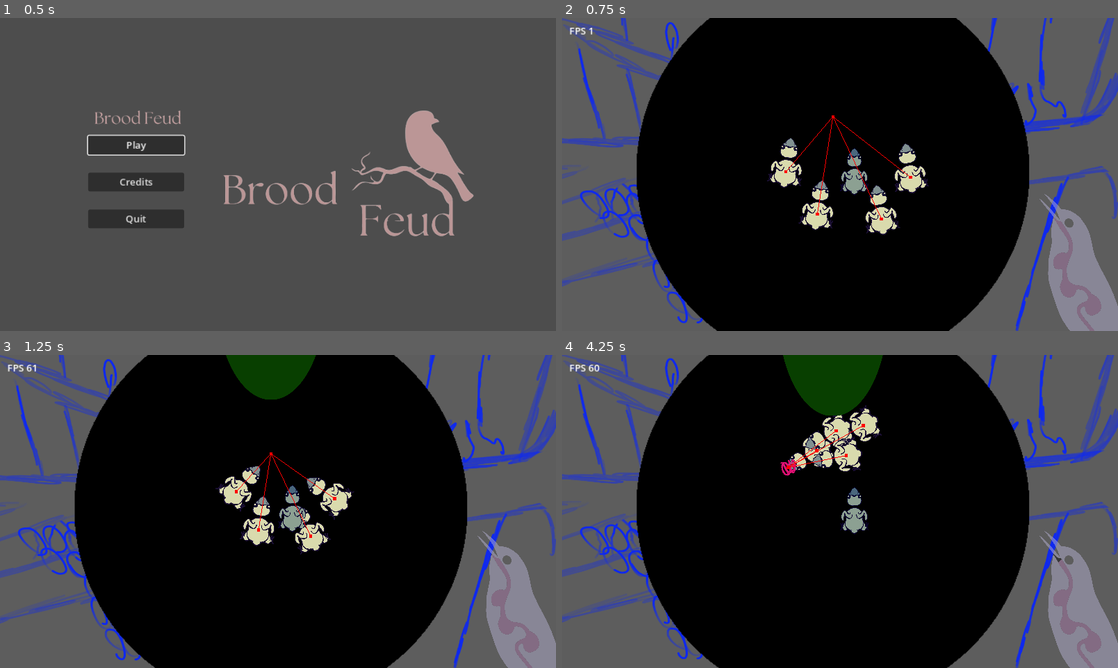
Above: before the commit, frames 1-4 (two rows, left to right).
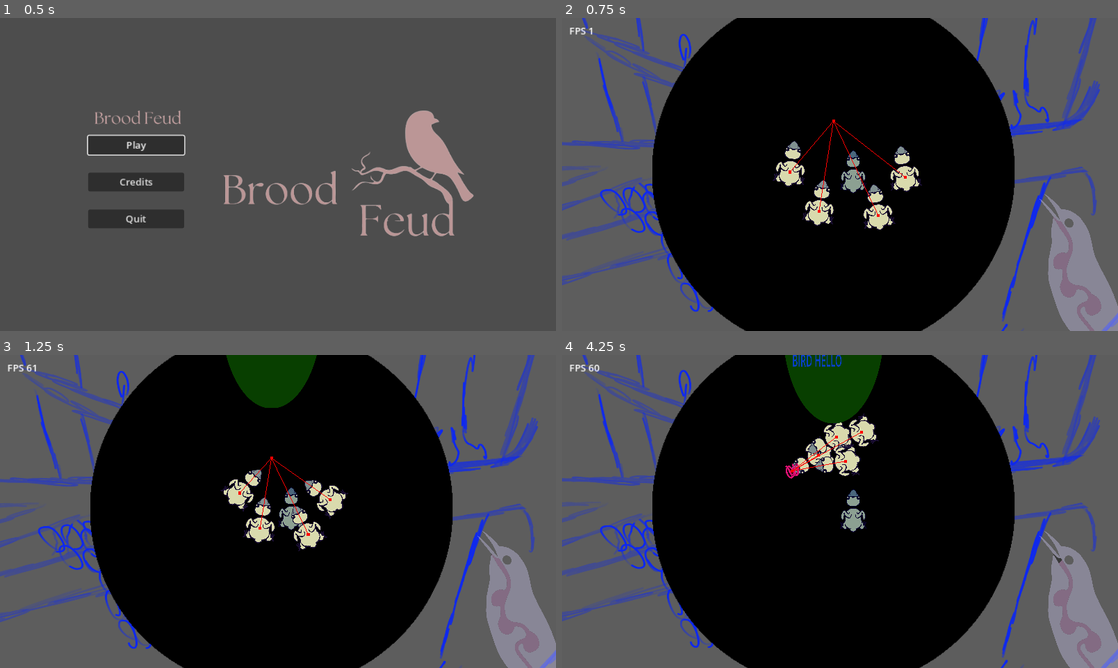
Above: after the commit, the same moments.

Repository: WilliamAalund/Brood-Feud
Game: Godot game, scene res://Levels/mainmenu.tscn
Same seed, same stepped clock (60 frames per second), same inputs: the game is played once before the commit and once after it. The engine's default icon, where the game draws it, is replaced by a stand-in: a white triangle on a blue panel in a dark square.
Inputs (mouse positions are in pixels of both pictures, inside the frame that each line leads up to):
- Up to frame 1 (0.5 s): no input
- Up to frame 2 (0.75 s): click "Play" at 0.5 s
- Up to frame 3 (1.25 s): no input
- Up to frame 4 (4.25 s): move the mouse to (962, 495) at 1.27 s; hold D (right) 1.28-2.03 s; hold Space (interact) 1.28-2.03 s; move the mouse to (728, 527) at 2.02 s; hold S (down) 2.03-2.78 s; tap E (secondaryinteract) at 2.1, 3.6 s; move the mouse to (895, 442) at 2.77 s; hold D (right) 2.78-3.53 s; hold Space (interact) 2.78-3.53 s; move the mouse to (812, 574) at 3.52 s; hold W (up) from 3.53 s (still down)

Frame 1 is identical in both runs. In frame 2, 16% of the frame differs, in the area x 0-100%, y 0-100%; in frame 3, 16%; in frame 4, 16%.

Commit message:
Predator shadow, UI changes
- Predator shadow is now not the godot symbol
- When player is damaged, a red symbol pops up on the screen

Diff:
--- a/Levels/Main Level.gd
+++ b/Levels/Main Level.gd
@@ -26,3 +26,7 @@
 	if !$CanvasLayer/ui_game_over.visible:
 		$CanvasLayer/ui_game_over.visible = true
 		$CanvasLayer/ui_game_over/death_reason.text = "You made a good brood parasite!"
+
+
+func _on_manager_birds_player_attacked():
+	$CanvasLayer/ui_hud.damageOverlayAnimation()
--- a/Levels/Main Level.tscn
+++ b/Levels/Main Level.tscn
@@ -9,7 +9,7 @@
 [ext_resource type="PackedScene" uid="uid://dwitdkiendap8" path="res://Sub Scenes/Manager_Birds/Manager_Birds.tscn" id="7_jxroq"]
 [ext_resource type="PackedScene" uid="uid://j6dpmc2nhd23" path="res://Sub Scenes/Manager_Game_Over/Manager_Game_Over.tscn" id="8_khyrq"]
 [ext_resource type="PackedScene" uid="uid://cwui7idexgcb2" path="res://Sub Scenes/UI_Game_Over/ui_game_over.tscn" id="9_g8uvl"]
-[ext_resource type="PackedScene" uid="uid://c2q3lmimxr2ox" path="res://Sub Scenes/UI_hud/UI_hud.tscn" id="9_hbv22"]
+[ext_resource type="PackedScene" uid="uid://c2q3lmimxr2ox" path="res://Sub Scenes/UI_hud/ui_hud.tscn" id="9_hbv22"]
 [ext_resource type="PackedScene" uid="uid://0fxvg4swlxgr" path="res://Sub Scenes/Helper_Sunspots/manager_sunspots.tscn" id="10_k0xh1"]
 
 [node name="Game Level" type="Node2D"]
@@ -34,7 +34,7 @@
 position = Vector2(261, -145)
 
 [node name="Camera2D" type="Camera2D" parent="."]
-zoom = Vector2(1.3, 1.3)
+zoom = Vector2(1.2, 1.2)
 
 [node name="CanvasLayer" type="CanvasLayer" parent="."]
 
@@ -51,6 +51,7 @@
 
 [node name="process_predator" parent="." instance=ExtResource("6_63o2m")]
 
+[connection signal="player_attacked" from="manager_birds" to="." method="_on_manager_birds_player_attacked"]
 [connection signal="player_grew_up" from="manager_birds" to="." method="_on_manager_birds_player_grew_up"]
 [connection signal="player_starved" from="manager_birds" to="manager_game_over" method="_on_manager_birds_player_starved"]
 [connection signal="mom_drops_food" from="process_momma_bird" to="helper_food_spawner" method="_on_momma_bird_mom_drops_food"]
--- a/Sub Scenes/Entity_AI_Bird/AI_Bird.gd
+++ b/Sub Scenes/Entity_AI_Bird/AI_Bird.gd
@@ -52,18 +52,17 @@
 	if isStupid:
 		$CharacterBody2D/body_zone.add_to_group("dumb")
 
-func _physics_process(delta):
+func _physics_process(_delta):
 	updateTargetArraysAndClosestPositions()
 	updateDecisionBooleans()
 	if sizeExperience > 0:
 		self.scale += Vector2(LEVEL_UP_SCALE_INCREASE / 20,LEVEL_UP_SCALE_INCREASE / 20)
-		$CharacterBody2D.modulate = Color(.5 + (sizeExperience / 20),1,.5 + (sizeExperience / 20),1)
+		$CharacterBody2D.modulate = Color(.5 + (sizeExperience / 20.0),1,.5 + (sizeExperience / 20.0),1)
 		sizeExperience -= 1
 		if sizeExperience <= 0:
 			$CharacterBody2D.modulate = Color(1,1,1,1)
 	if stunVal > 0:
 		stunVal -= 1
-		print(stunVal)
 
 
 func eat(): # Function called to increase satiation when you eat.
@@ -74,7 +73,6 @@
 		satiation += get_parent().foodRestore
 	experience += 1
 	if experience >= EXPERIENCE_TO_LEVEL_UP:
-		print("AI BIRD AGED UP")
 		ageUp()
 
 func expend(value): # Immedeately decreases satiation by a specified amount.
@@ -97,7 +95,7 @@
 
 func bleed(value):
 	damage += value
-	var totalDamageIncurred = damage * BLEED_RATE
+	#var totalDamageIncurred = damage * BLEED_RATE
 	Input.start_joy_vibration(.5, 1, 0, 0.2)
 	stunVal += 15
 	#print("Queued damage: ", totalDamageIncurred)
@@ -152,7 +150,6 @@
 	if array.size() == 0:
 		print("Error: array contains no values")
 		return self.position
-	var index = 0
 	var closestPosition = array[0]
 	for item in array:
 		if (self.position).length() - item.length() < closestPosition.length():
@@ -199,7 +196,6 @@
 		if numSunlightSpotsInside > 0:
 			inSunlight = true
 	else: if area.is_in_group("attacker"):
-		print("attacked")
 		aggroVal += 100
 		bleed(45)
 
@@ -208,29 +204,6 @@
 		numSunlightSpotsInside -= 1
 		if numSunlightSpotsInside <= 0:
 			inSunlight = false
-
-func _on_detector_zone_area_entered(area):
-#	if area.is_in_group("sunray"):
-#		numSunlightSpotsNoticed += 1
-#		noticedSunray = true
-#	else: if area.is_in_group("food"):
-#		numFoodsNoticed += 1
-#		noticedFood = true
-	pass
-
-func _on_detector_zone_area_exited(area):
-#	if area.is_in_group("sunray"):
-#		numSunlightSpotsNoticed -= 1
-#		if numSunlightSpotsNoticed <= 0:
-#			numSunlightSpotsNoticed = 0
-#			noticedSunray = false
-#			print("No more sunrays to notice")
-#	else: if area.is_in_group("food"):
-#		numFoodsNoticed -= 1
-#		if numFoodsNoticed <= 0:
-#			numFoodsNoticed = 0
-#			noticedFood = false
-	pass
 
 func _on_bird_control_birds_toggle_predator_notice():
 	noticedPredator = !noticedPredator
--- a/Sub Scenes/Entity_AI_Bird/AI_BirdCharacterBody.gd
+++ b/Sub Scenes/Entity_AI_Bird/AI_BirdCharacterBody.gd
@@ -59,7 +59,7 @@
 func createIdlePosition():
 	return Vector2(self.position.x + randi_range(-20,20),self.position.y + randi_range(-20,20))
 func beakInteract():
-	emit_signal("ai_bird_attacks")
+	#emit_signal("ai_bird_attacks")
 	isInteracting = true
 	await get_tree().create_timer(INTERACT_INPUT_DELAY).timeout
 	# Attack
@@ -102,5 +102,5 @@
 	ensureClipping(delta)
 func state7(_delta): # Debugger state
 	pass
-func state8(_delta): # Unallocated state
-	pass
+func state8(delta): # Stunned state
+	ensureClipping(delta)
--- a/Sub Scenes/Entity_AI_Bird/entity_ai_bird.tscn
+++ b/Sub Scenes/Entity_AI_Bird/entity_ai_bird.tscn
@@ -97,6 +97,4 @@
 [connection signal="area_entered" from="CharacterBody2D/eater_zone" to="." method="_on_eater_zone_area_entered"]
 [connection signal="area_entered" from="CharacterBody2D/body_zone" to="." method="_on_body_zone_area_entered"]
 [connection signal="area_exited" from="CharacterBody2D/body_zone" to="." method="_on_body_zone_area_exited"]
-[connection signal="area_entered" from="CharacterBody2D/detector_zone" to="." method="_on_detector_zone_area_entered"]
-[connection signal="area_exited" from="CharacterBody2D/detector_zone" to="." method="_on_detector_zone_area_exited"]
 [connection signal="timeout" from="StateTimer" to="." method="_on_timer_timeout"]
--- a/Sub Scenes/Manager_Birds/BirdControl.gd
+++ b/Sub Scenes/Manager_Birds/BirdControl.gd
@@ -12,8 +12,10 @@
 signal Birds_Increment_Hunger()
 signal player_starved
 signal player_grew_up
+signal player_attacked
 signal birds_toggle_predator_notice
 signal birds_toggle_momma_bird_notice
+
 
 func _ready():
 	if debug:
@@ -37,3 +39,6 @@
 
 func _on_player_bird_player_grew_up():
 	emit_signal("player_grew_up")
+
+func _on_player_bird_player_attacked():
+	emit_signal("player_attacked")
--- a/Sub Scenes/Manager_Birds/Manager_Birds.tscn
+++ b/Sub Scenes/Manager_Birds/Manager_Birds.tscn
@@ -12,6 +12,9 @@
 wait_time = 0.05
 autostart = true
 
+[node name="player_bird" parent="." instance=ExtResource("4_2bnt3")]
+position = Vector2(27, 111)
+
 [node name="AI_Bird4" parent="." instance=ExtResource("3_aebak")]
 position = Vector2(-20, 157)
 
@@ -23,9 +26,6 @@
 
 [node name="AI_Bird3" parent="." instance=ExtResource("3_aebak")]
 position = Vector2(62, 163)
-
-[node name="player_bird" parent="." instance=ExtResource("4_2bnt3")]
-position = Vector2(27, 111)
 
 [connection signal="Birds_Increment_Hunger" from="." to="AI_Bird4" method="_on_bird_control_birds_increment_hunger"]
 [connection signal="Birds_Increment_Hunger" from="." to="AI_Bird2" method="_on_bird_control_birds_increment_hunger"]
@@ -42,4 +42,5 @@
 [connection signal="birds_toggle_predator_notice" from="." to="AI_Bird3" method="_on_bird_control_birds_toggle_predator_notice"]
 [connection signal="timeout" from="Timer" to="." method="_on_timer_timeout"]
 [connection signal="playerStarved" from="player_bird" to="." method="_on_player_bird_player_starved"]
+[connection signal="player_attacked" from="player_bird" to="." method="_on_player_bird_player_attacked"]
 [connection signal="player_grew_up" from="player_bird" to="." method="_on_player_bird_player_grew_up"]
--- a/Sub Scenes/Player_New_Player/player_bird.gd
+++ b/Sub Scenes/Player_New_Player/player_bird.gd
@@ -21,14 +21,15 @@
 
 signal playerStarved
 signal player_grew_up
+signal player_attacked
 
 func _ready():
 	$character_bird/debugger_satiation.text = str(satiation).substr(0,5)
 
-func _physics_process(delta):
+func _physics_process(_delta):
 	if sizeExperience > 0:
 		self.scale += Vector2(LEVEL_UP_SCALE_INCREASE / 20,LEVEL_UP_SCALE_INCREASE / 20)
-		$character_bird.modulate = Color(.5 + (sizeExperience / 20),1,.5 + (sizeExperience / 20),1)
+		$character_bird.modulate = Color(.5 + (sizeExperience / 20.0),1,.5 + (sizeExperience / 20.0),1)
 		sizeExperience -= 1
 		if sizeExperience <= 0:
 			$character_bird.modulate = Color(1,1,1,1)
@@ -71,6 +72,7 @@
 		satiation -= value
 
 func bleed(value):
+	emit_signal("player_attacked")
 	damage += value
 	var totalDamageIncurred = damage * BLEED_RATE
 	Input.start_joy_vibration(.5, 1, 0, 0.3)
@@ -80,7 +82,7 @@
 	if hasInfiniteFood:
 		satiation = 100
 	else:
-		satiation = satiation - get_parent().idleSatiationDrainRate - (level / 100) - get_parent().sunRate * int(inSunlight) - BLEED_RATE * int(bool(damage))
+		satiation = satiation - get_parent().idleSatiationDrainRate - (level / 100.0) - get_parent().sunRate * int(inSunlight) - BLEED_RATE * int(bool(damage))
 		$character_bird/debugger_satiation.text = str(satiation).substr(0,5)
 		if satiation < 0:
 			emit_signal("playerStarved")
--- a/Sub Scenes/Process_Predator/Predator.gd
+++ b/Sub Scenes/Process_Predator/Predator.gd
@@ -4,8 +4,8 @@
 const BASE_TIME_AWAY_FROM_NEST = 55 # The base time that the predator will wait intil approaching the nest
 const TIME_AWAY_STALL = 4 # The time that the predator will wait after attempting to approach, but being blocked by momma bird
 const TIME_AWAY_VARIANCE = 5 # The maximum amount of variance in the time that the predator will wait to approach the nest
-const TIME_APPROACHED_MIN = 3 # The minimum amount of time the predator will stay approached before heading to the nest
-const TIME_APPROACHED_MAX = 5 # The maximum amount of time the predator will stay approached before heading to the nest
+const TIME_APPROACHED_MIN = 2 # The minimum amount of time the predator will stay approached before heading to the nest
+const TIME_APPROACHED_MAX = 4 # The maximum amount of time the predator will stay approached before heading to the nest
 const TIME_APPROACHED_STALL = 4 # The time that the predator will wait after attempting to head to the nest, but was blocked by momma bird
 
 @export var LandingTime = 0.5
@@ -67,7 +67,7 @@
 		while (predIsHome):
 			await $Timer.timeout
 		emit_signal("predator_leaves_nest")
-		aggressionTimeDecrease += (BASE_TIME_AWAY_FROM_NEST - aggressionTimeDecrease) / 9 # This will shorten the time until the next predator approach
+		aggressionTimeDecrease += (BASE_TIME_AWAY_FROM_NEST - aggressionTimeDecrease) / 9.0 # This will shorten the time until the next predator approach
 		print("Predator: Leaves nest")
 
 func birdDetectorCircleAnimation():
--- a/Sub Scenes/Process_Predator/Process_Predator.tscn
+++ b/Sub Scenes/Process_Predator/Process_Predator.tscn
@@ -5,8 +5,8 @@
 [ext_resource type="PackedScene" uid="uid://bfd3fy6bkqojr" path="res://Sub Scenes/Process_Predator/rig_predator.tscn" id="3_0yjp0"]
 [ext_resource type="Texture2D" uid="uid://c2mqomq4b07u4" path="res://Visuals/Placeholder Graphics/sunray_placeholder.png" id="4_qhvhc"]
 
-[sub_resource type="CircleShape2D" id="CircleShape2D_k6d5c"]
-radius = 173.003
+[sub_resource type="CircleShape2D" id="CircleShape2D_vpgnr"]
+radius = 296.204
 
 [node name="Predator" type="Node2D"]
 script = ExtResource("1_tnf4g")
@@ -53,12 +53,14 @@
 visible = false
 modulate = Color(0.831373, 0, 0.117647, 1)
 self_modulate = Color(1, 1, 1, 0.454902)
-position = Vector2(-5.72205e-06, -0.500025)
-scale = Vector2(0.286667, 0.285833)
+position = Vector2(-1, -65)
+scale = Vector2(0.444548, -0.356583)
 texture = ExtResource("4_qhvhc")
 
 [node name="CollisionShape2D" type="CollisionShape2D" parent="bird_detector"]
-shape = SubResource("CircleShape2D_k6d5c")
+visible = false
+position = Vector2(0, -144)
+shape = SubResource("CircleShape2D_vpgnr")
 
 [connection signal="toggle_predator_approach" from="." to="rig_predator" method="_on_predator_toggle_predator_approach"]
 [connection signal="toggle_predator_presence" from="." to="rig_predator" method="_on_predator_toggle_predator_presence"]
--- a/Sub Scenes/Process_Predator/rig_predator.gd
+++ b/Sub Scenes/Process_Predator/rig_predator.gd
@@ -1,19 +1,26 @@
 extends Node2D
 
-#func _ready():
+const PREDATOR_SHADOW_RESTING_POSITION_X = -500
+const PREDATOR_SHADOW_RESTING_POSITION_Y = 250
+
+
+var move_speed = 20
+
+func _ready():
+	$predator_shadow.global_position.x = PREDATOR_SHADOW_RESTING_POSITION_X
+	$predator_shadow.global_position.y = PREDATOR_SHADOW_RESTING_POSITION_Y
 	#shadowFlyOver()
-	#togglePredator()
 
-func shadowFlyOver():
+func _physics_process(_delta): # This code moves the predator shadow. As long as it isnt in the correct x position it will display and move to the left.
+	if $predator_shadow.position.x > -500:
+		$predator_shadow.visible = true
+		$predator_shadow.position.x -= move_speed
+	else:
+		$predator_shadow.visible = false
+
+func shadowFlyOver(): # This code prepares the predator shadow to display.
 	$predator_shadow.visible = true
-	$predator_shadow.global_position = Vector2(100,100)
-	var i = 0
-	while i < 50:
-		$predator_shadow.position.x -= 5
-		$predator_shadow.position.y -= 5
-		i += 1
-		await $Timer.timeout
-	$predator_shadow.visible = false
+	$predator_shadow.global_position = Vector2(500,PREDATOR_SHADOW_RESTING_POSITION_Y)
 
 func togglePredator():
 	$predator_body.visible = !$predator_body.visible
--- a/Sub Scenes/Process_Predator/rig_predator.tscn
+++ b/Sub Scenes/Process_Predator/rig_predator.tscn
@@ -1,28 +1,23 @@
 [gd_scene load_steps=4 format=3 uid="uid://bfd3fy6bkqojr"]
 
 [ext_resource type="Script" path="res://Sub Scenes/Process_Predator/rig_predator.gd" id="1_wh23j"]
-[ext_resource type="Texture2D" uid="uid://pcpg3edo3nkg" path="res://Visuals/Placeholder Graphics/icon.svg" id="2_7rhti"]
+[ext_resource type="Texture2D" uid="uid://bvnidxbbhmjoe" path="res://Visuals/Art Assets/Predator_Shadow_Mockup.png" id="2_4x8mj"]
 [ext_resource type="Texture2D" uid="uid://16qwckh3r6x7" path="res://Visuals/Placeholder Graphics/mommabirdplaceholder.png" id="3_whuwo"]
 
 [node name="rig_predator" type="Node2D"]
 script = ExtResource("1_wh23j")
 
 [node name="predator_shadow" type="Sprite2D" parent="."]
-visible = false
-modulate = Color(0.972549, 0.647059, 0.686275, 1)
-self_modulate = Color(1, 1, 1, 0.811765)
-position = Vector2(136, 124)
-texture = ExtResource("2_7rhti")
+modulate = Color(0.435294, 0.435294, 0.435294, 1)
+position = Vector2(136, 450)
+scale = Vector2(0.173213, 0.130275)
+texture = ExtResource("2_4x8mj")
 
 [node name="predator_body" type="Sprite2D" parent="."]
 visible = false
 modulate = Color(0.45098, 0.027451, 0.0980392, 1)
-position = Vector2(288, -76)
+position = Vector2(-6, 228)
 scale = Vector2(0.598413, 0.624)
 texture = ExtResource("3_whuwo")
 
 [node name="Camera2D" type="Camera2D" parent="."]
-
-[node name="Timer" type="Timer" parent="."]
-wait_time = 0.005
-autostart = true
--- a/Sub Scenes/Rig_Momma_Bird/character_momma.gd
+++ b/Sub Scenes/Rig_Momma_Bird/character_momma.gd
@@ -16,7 +16,7 @@
 #	await get_tree().create_timer(5).timeout
 #	flyOut()
 
-func _physics_process(delta):
+func _physics_process(_delta):
 	var fly_direction
 	if flyingIn: # If momma bird is flying into the nest
 		fly_direction = roost_target_position - self.global_position # roost_target_position + self.global_position
--- a/Sub Scenes/UI_hud/UI_hud.tscn
+++ b/Sub Scenes/UI_hud/UI_hud.tscn
@@ -1,5 +1,6 @@
-[gd_scene load_steps=8 format=3 uid="uid://c2q3lmimxr2ox"]
+[gd_scene load_steps=10 format=3 uid="uid://c2q3lmimxr2ox"]
 
+[ext_resource type="Script" path="res://Sub Scenes/UI_hud/ui_hud.gd" id="1_2o14y"]
 [ext_resource type="Script" path="res://Levels/FPSLabel.gd" id="1_cpjkg"]
 [ext_resource type="Texture2D" uid="uid://xdq1tqik3lpa" path="res://Visuals/Art Assets/UIInSunlight.png" id="2_6da3i"]
 [ext_resource type="Texture2D" uid="uid://culirrjo660tq" path="res://Visuals/Art Assets/Bleeding_Icon.png" id="2_hdwa6"]
@@ -7,6 +8,7 @@
 [ext_resource type="Script" path="res://Sub Scenes/UI_hud/stomach_bar.gd" id="4_6pag5"]
 [ext_resource type="Texture2D" uid="uid://brn66pryq76xx" path="res://Visuals/Art Assets/draft_hud_stomach.png" id="4_vsnun"]
 [ext_resource type="Texture2D" uid="uid://baveosqywq5ni" path="res://Visuals/Art Assets/Worm_Food.png" id="5_ortuu"]
+[ext_resource type="Texture2D" uid="uid://c2mqomq4b07u4" path="res://Visuals/Placeholder Graphics/sunray_placeholder.png" id="9_8vvss"]
 
 [node name="Control" type="Control"]
 layout_mode = 3
@@ -15,6 +17,7 @@
 anchor_bottom = 1.0
 grow_horizontal = 2
 grow_vertical = 2
+script = ExtResource("1_2o14y")
 
 [node name="satiation_word" type="Label" parent="."]
 visible = false
@@ -106,3 +109,9 @@
 value = 100.0
 nine_patch_stretch = true
 texture_progress = ExtResource("5_ortuu")
+
+[node name="damage_overlay" type="Sprite2D" parent="."]
+modulate = Color(0.752941, 0.027451, 0.388235, 1)
+position = Vector2(864, 432)
+scale = Vector2(2.64965, 1.98432)
+texture = ExtResource("9_8vvss")
--- a/Sub Scenes/UI_hud/stomach_bar.gd
+++ b/Sub Scenes/UI_hud/stomach_bar.gd
@@ -9,7 +9,7 @@
 func _ready():
 	updateValue()
 
-func _process(delta):
+func _process(_delta):
 	updateValue()
 
 func updateValue():
--- /dev/null
+++ b/Sub Scenes/UI_hud/ui_hud.gd
@@ -0,0 +1,13 @@
+extends Control
+
+
+func _ready():
+	$damage_overlay.modulate.a = 0
+#	damageOverlayAnimation()
+func _physics_process(delta):
+	if $damage_overlay.modulate.a > 0:
+		$damage_overlay.modulate.a -= 0.02
+
+func damageOverlayAnimation():
+	$damage_overlay.visible = true
+	$damage_overlay.modulate.a = .4
Not shown: 1 places in Levels/mainmenu.tscn that only renumber resources
Binary file added: Visuals/Art Assets/Predator_Shadow_Mockup.png
Not shown, added: Visuals/Art Assets/Predator_Shadow_Mockup.png.import
